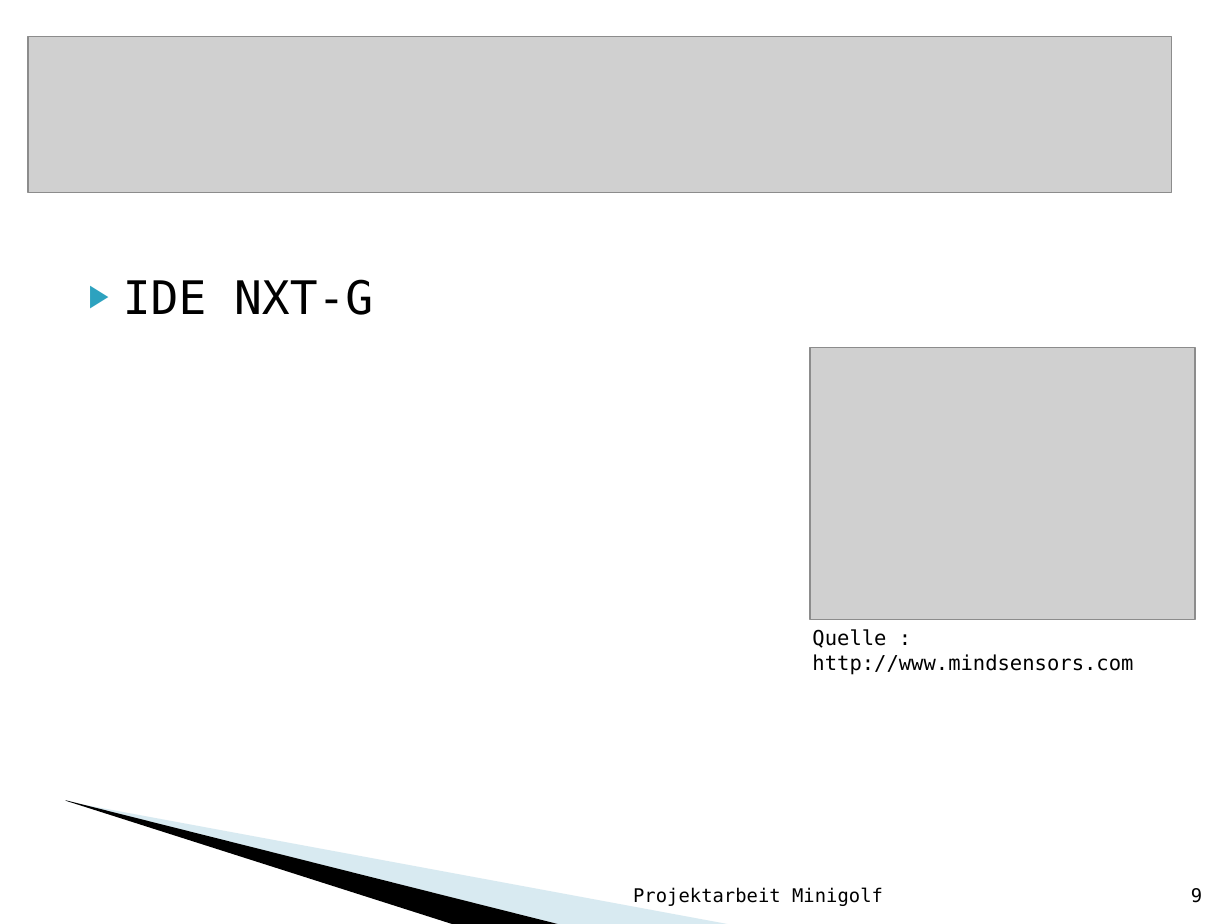
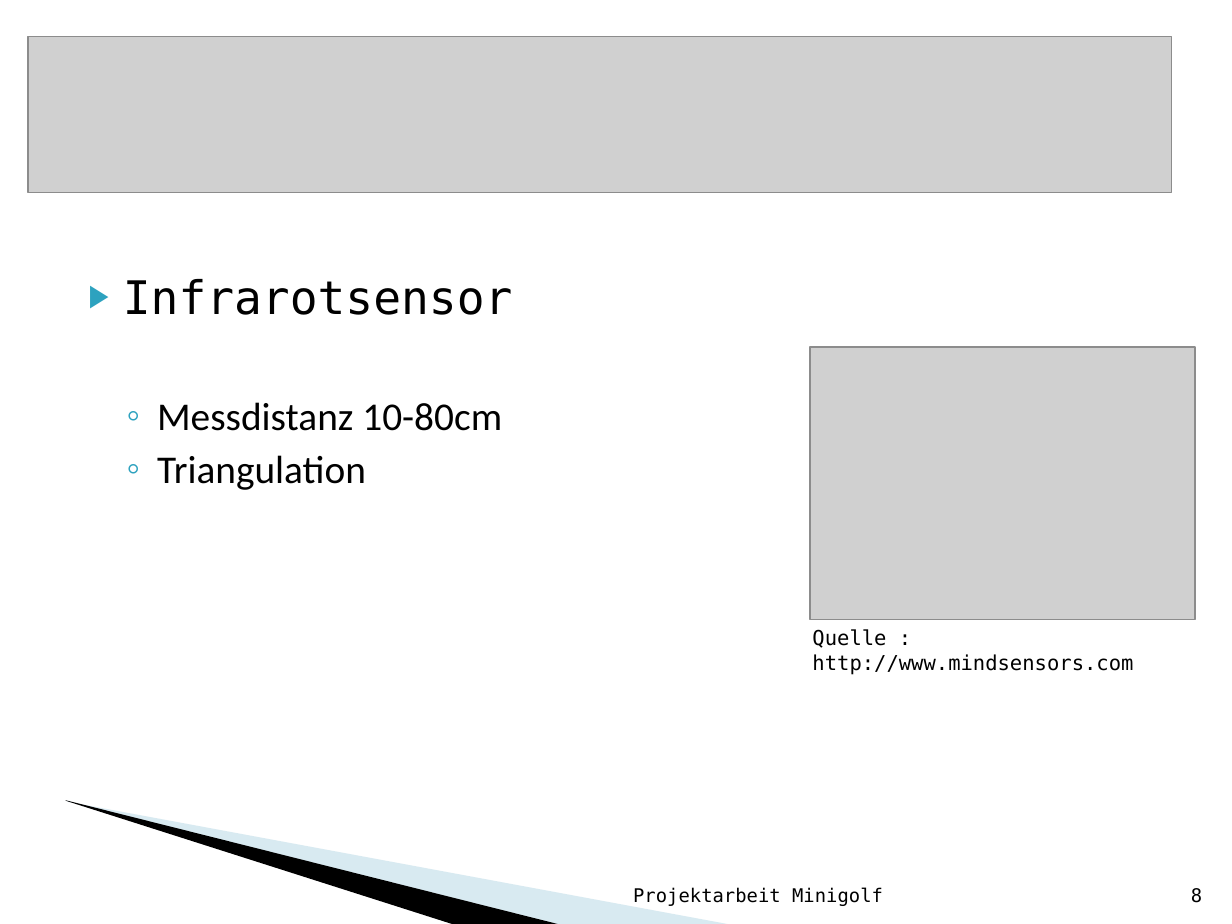
Before and after one commit to Rabbit2Clone/LegoMinigolfV1, a slide deck: slide 8 of Minigolf_mit_Lego_Mindstorms.ppt (slide 9 before the commit). Drawn at 1232x924 pixels with LibreOffice and Linux fonts; fonts in the diff are those of the drawing; grey boxes stand for pictures; background and template pictures are left out. Boxes give left, top, right and bottom in pixels: in the first picture for what was removed or moved away, otherwise in the second. Text is boxed around its words. In the diff, an @@ line names an element or a change of style, - is before the commit and + after.

```diff
--- a/Minigolf_mit_Lego_Mindstorms.ppt
+++ b/Minigolf_mit_Lego_Mindstorms.ppt
@@ text at [123, 279, 513, 490]: text changed; size 27 to 23 pt; font DejaVu Sans Mono to Calibri @@
-▶ IDE NXT-G
+▶ Infrarotsensor
+  ◦ Messdistanz 10-80cm
+  ◦ Triangulation
@@ page number at [1191, 888, 1202, 903]: text changed @@
-9
+8
```
Also in this commit, not shown: 12 other slides changed, 2 slides added, 2 slides removed.
